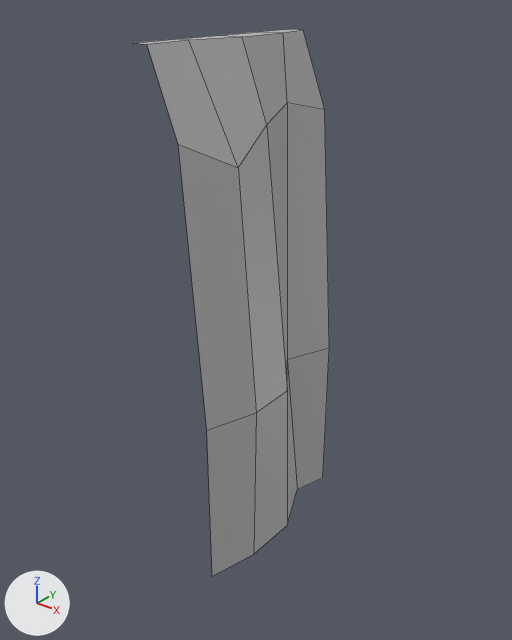
An edit to the FBX model WitchHell/Assets/Modular/SM_Modular_WallA_low.fbx, drawn before and after from the same camera.
Both versions are drawn from a camera (50 mm lens) standing at (0.0215, -0.0194, 0.0273) and looking at (0.0026, 0.0041, 0.0127). Arrows for +X, +Y and +Z are at lower left; the lights stay in place. Mesh edges are drawn as thin lines. Where no turn or scale is listed for an object, it has been applied to the vertices.

The older version as bpy lines, for what is in view:
```python
me_mesh = bpy.data.meshes.new('Mesh')
me_mesh.from_pydata(...)  # 25 vertices, 16 faces; spans x 0.0..0.0039, y 0.0..0.01, z 0.0..0.025
me_mesh.materials.append(mat_lambert1)  # grey #bcbcbc
ob_sm_modular_walla_low = bpy.data.objects.new('SM_Modular_WallA_low', me_mesh)
ob_sm_modular_walla_low.location = (0.0, 0.0, 0.0)
```
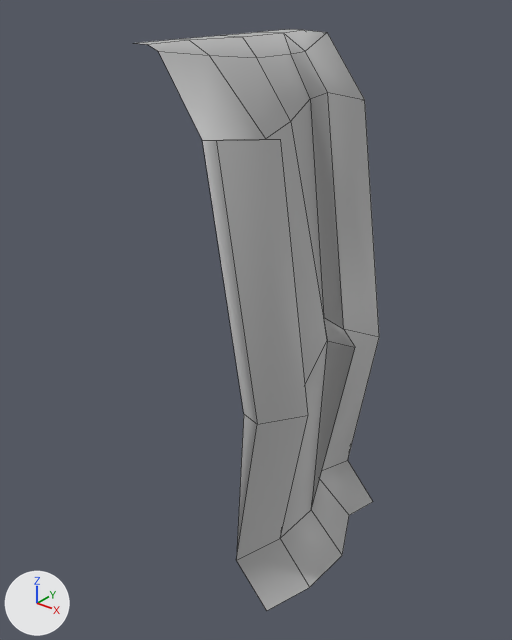
What differs and where, as boxes (x1, y1, x2, y2) in the pictures (512 x 640 px):
'SM_Modular_WallA_low', reshaped (26% wider, 6% taller)
    before: (138, 29, 329, 576)
    after: (138, 29, 379, 611)
part 1 of me_mesh, built on
    before: (178, 30, 329, 576)
    after: (158, 30, 379, 611)

What the commit changed:
me_mesh is used by ob_sm_modular_walla_low; location (0.0, 0.0, 0.0).
me_mesh had 25 vertices, 16 faces and spanned x 0.0..0.0039, y 0.0..0.01, z 0.0..0.025.
me_mesh now has 46 vertices, 38 faces and spans x 0.0..0.0075, y -0.0003..0.01, z 0.0..0.025.
Part 1, on me_mesh:
5 vertices are removed from x 0.0018..0.0039, y 0.0..0.01, z 0.0089..0.0221.
10 faces are deleted.
3 vertices in x 0.0025..0.0039, y 0.0025..0.0082, z 0.0 move by (0.0036, 0.0, 0.0).
7 vertices move from x 0.0022..0.0039, y 0.0..0.01, z 0.0..0.0215 to x 0.0014..0.0066, y 0.0..0.01, z 0.0..0.0248.
26 vertices are added at x 0.002..0.0074, y -0.0003..0.01, z 0.0021..0.0249.
32 new faces join them.
me_mesh part 2: the surface is now shaded smooth.
